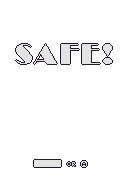
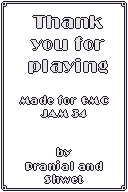
Layered file, before and after one edit (128px x 192px). Changes by layer:
added layer "Layer 7" above "Made for GMC JAM 34 by Pranjal and Shwet" over [2, 2, 126, 190]
added layer "Made for GMC JAM 34 by Pranjal and Shwet" above "Thank you for playing" over [20, 96, 108, 183]
renamed "SAFE! copy" to "Thank you for playing", painted on it over [16, 16, 112, 73]
hid "Layer 2 copy" over [33, 159, 88, 168]
